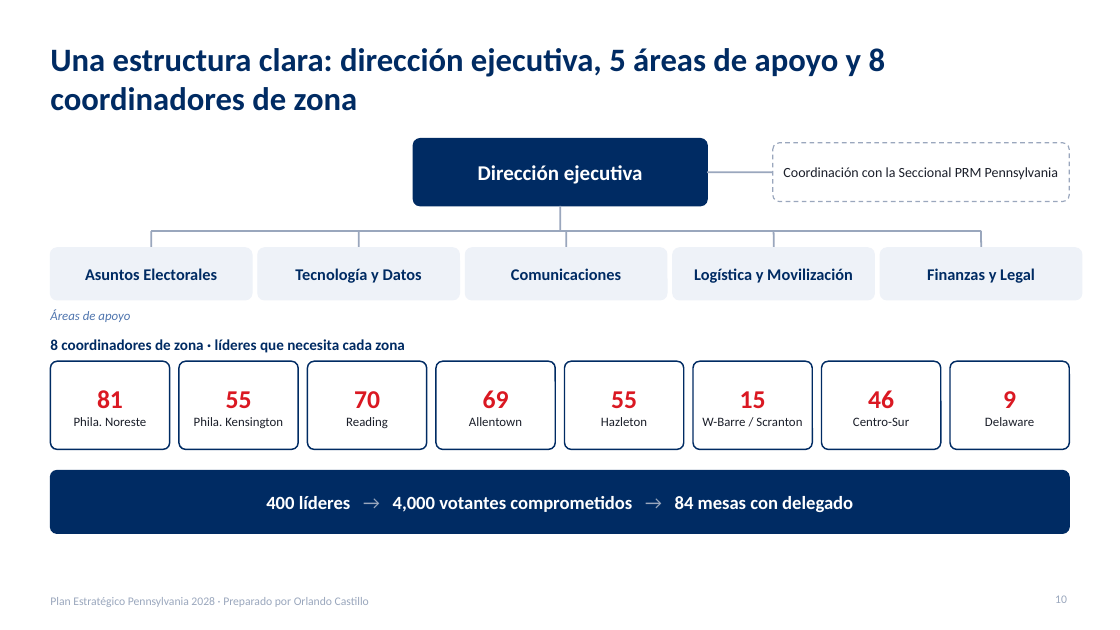
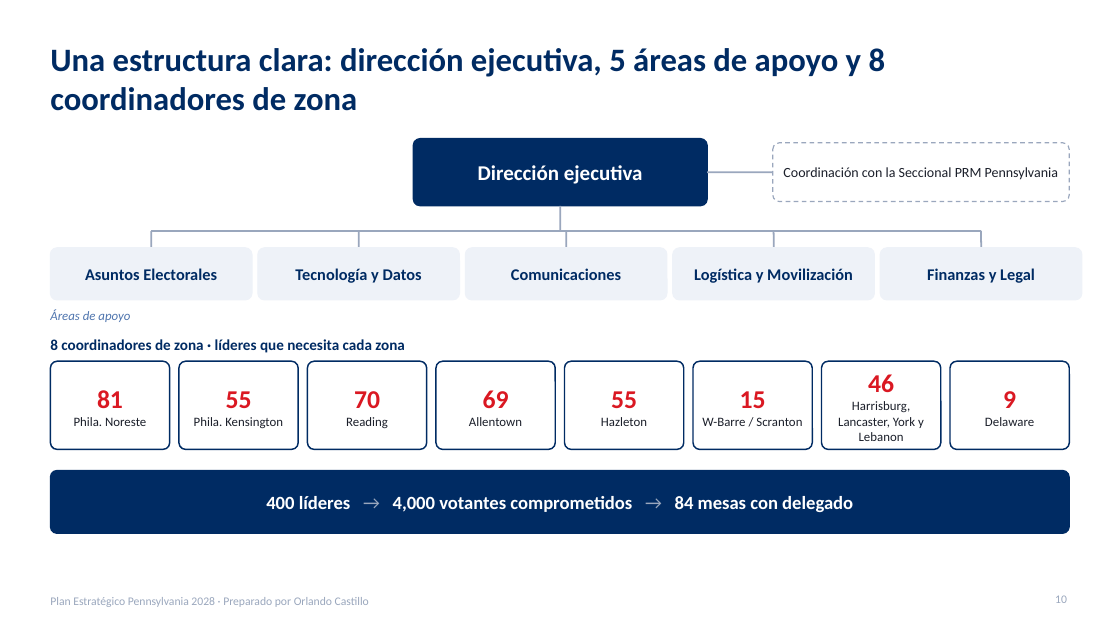
Before and after one commit to rcastillo9556/pdf-toolkit, a slide deck: slide 10 of presentaciones/Plan_Estrategico_Pennsylvania_2028.pptx. Drawn at 1120x630 pixels with LibreOffice and Linux fonts; fonts in the diff are those of the drawing. Boxes give left, top, right and bottom in pixels: in the first picture for what was removed or moved away, otherwise in the second. Text is boxed around its words. In the diff, an @@ line names an element or a change of style, - is before the commit and + after.

```diff
--- a/presentaciones/Plan_Estrategico_Pennsylvania_2028.pptx
+++ b/presentaciones/Plan_Estrategico_Pennsylvania_2028.pptx
@@ text at [838, 401, 924, 441]: text changed @@
-Centro-Sur
+Harrisburg, Lancaster, York y Lebanon
```
Also in this commit, not shown: 5 other slides changed, 1 other file.
